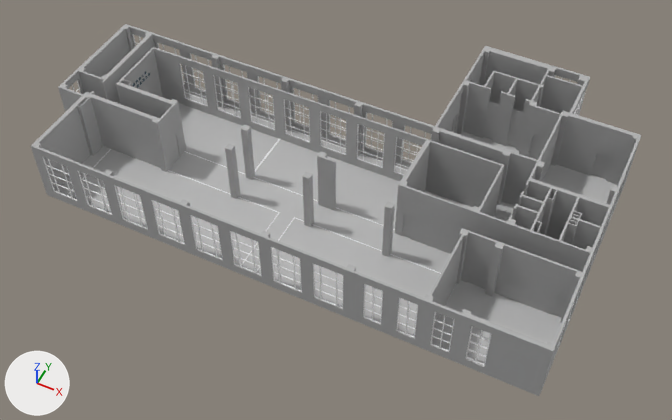
What one commit did to the FBX model trunk/Assets/ArtRes/Model/zairenlou_low.fbx.
The view is the same before and after, from a camera (50 mm lens) standing at (30.4, -61.3, 69.5) and looking at (2.1, -4.8, -1.2). Every picture has the same lights, and +X, +Y and +Z are marked at lower left. Where no turn or scale is listed for an object, it has been applied to the vertices. Vertices at the same position are counted once.

Names of what the first picture shows: 'zairenlou'.
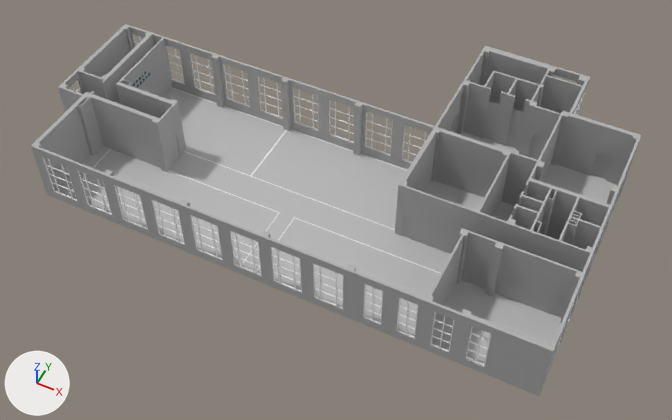
Location of each change, (x1, y1, x2, y2) in pixels of the pictures (672 x 420 px):
part 1 of me_mesh, added: after (162, 37, 172, 85)
part 2 of me_mesh, deleted: before (179, 63, 418, 257)
part 3 of me_mesh, cut back: before (118, 47, 504, 217); after (118, 38, 509, 217)

What changed in the scene script:
```text
Change me_mesh:
    used by ob_zairenlou; location = (0.0, 0.0, 0.0)
    remove me_mesh.from_pydata(...)  # 13623 vertices, 28002 faces; spans x -27.5..27.5, y -17.0..17.0, z 0.0..6.9
    add me_mesh.from_pydata(...)  # 12455 vertices, 25318 faces; spans x -27.5..27.5, y -17.0..17.0, z 0.0..6.9
    me_mesh part 1: a new loose piece, a box spanning x -22.56..-22.28, y 2.6..2.88, z 0.15..6.92, in mat_qiang_m (grey #b1b1b1)
    me_mesh part 2: 13 loose pieces with 1064 vertices, spanning x -19.2..9.8, y -8.9..0.9, z 0.0..6.9, are deleted
    me_mesh part 3
    136 vertices are removed from x -22.5..17.0, y 0.7..0.9, z 0.0..6.9
    397 faces are deleted
    2 vertices move within x -26.3, y -5.7, z 0.0
    8 vertices are added at x -22.5..-22.3, y 2.7, z 0.0..6.9
    16 new vertices lie (0.0, 7.4, 0.0) away from vertices in x 9.1..17.0, y -5.2, z 0.0..6.9
    82 new faces join them, mat_qiang_m (grey #b1b1b1)
    37 new faces join them, mat_men_m (grey #b1b1b1)
```
